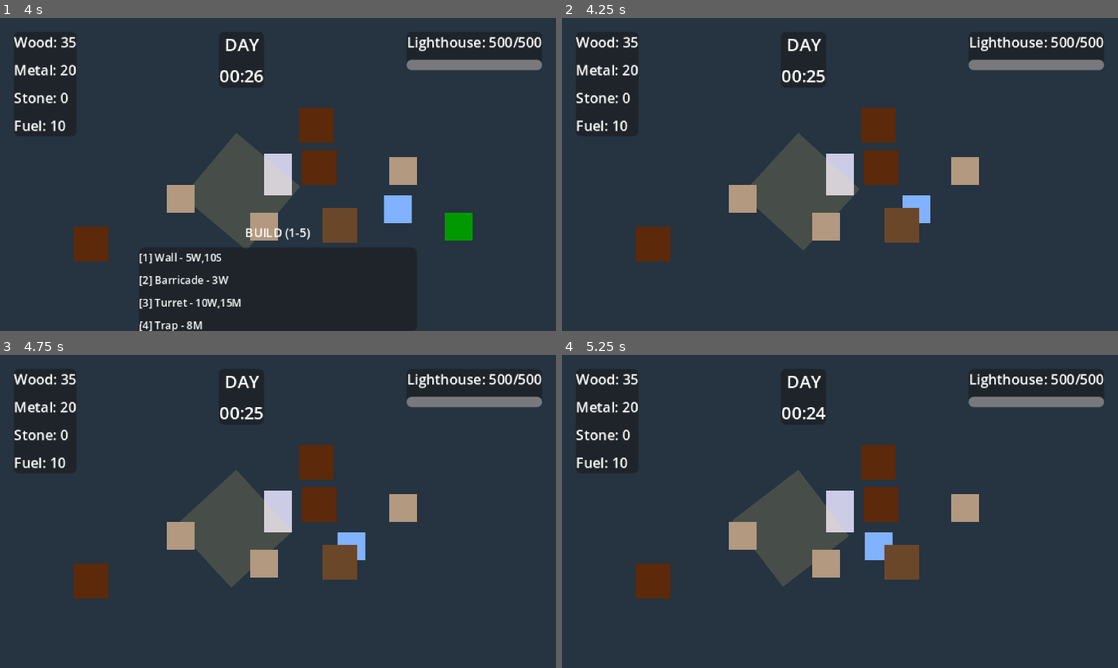
Above: before the commit, frames 1-4 (two rows, left to right).
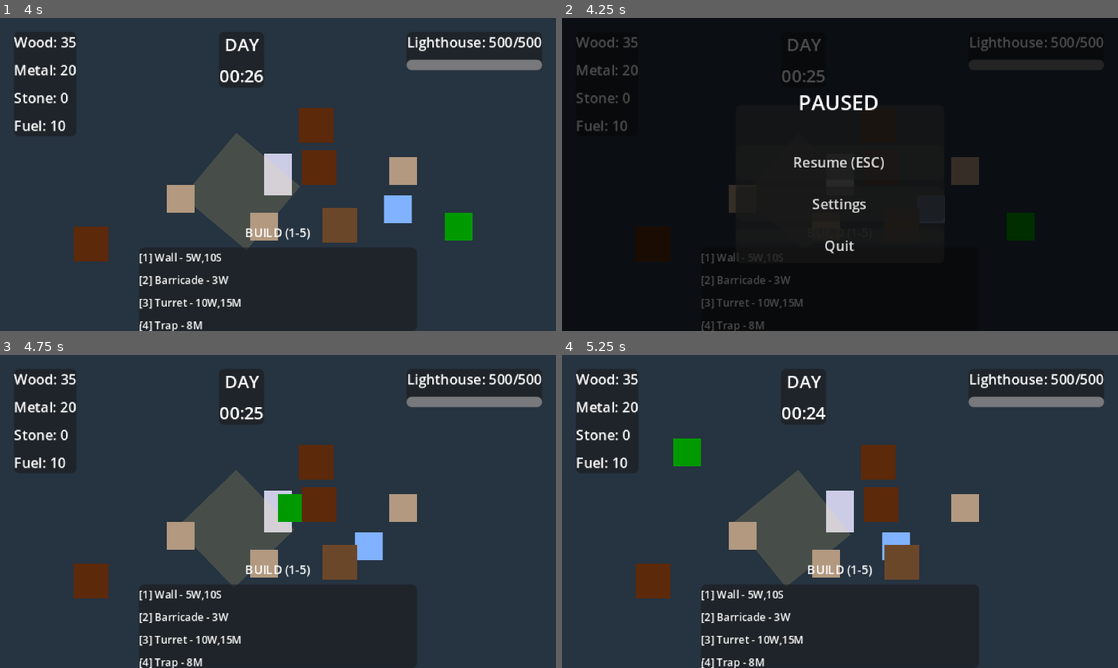
Above: after the commit, the same moments.

Repository: Giorino/last-lighthouse
Game: Godot game, scene res://scenes/main/game.tscn
Two runs of this game, one before a commit and one after it. Both use one fixed random seed, a clock stepped at 60 frames per second and the inputs below.
Inputs (mouse positions are in pixels of both pictures, inside the frame that each line leads up to):
- Up to frame 1 (4 s): tap Enter at 0.5 s; move the mouse to (400, 158) at 0.52 s; hold D (move_right) 0.53-1.28 s; hold B (build_mode) 0.53-1.28 s; click (400, 158) at 0.67 s; tap R (repair) at 0.8, 1.35, 3.05 s; move the mouse to (166, 190) at 1.27 s; hold S (move_down) 1.28-2.03 s; click (166, 190) at 1.42 s; tap F at 1.55, 2.1, 3.8 s; move the mouse to (333, 105) at 2.02 s; hold D (move_right) 2.03-2.78 s; hold B (build_mode) 2.03-2.78 s; click (333, 105) at 2.17 s; move the mouse to (250, 237) at 2.77 s; hold W (move_up) 2.78-3.53 s; tap B (build_mode) at 2.85 s; click (250, 237) at 2.92 s; move the mouse to (444, 221) at 3.52 s; hold A (move_left) from 3.53 s (still down); hold E (interact) from 3.53 s (still down); click (444, 221) at 3.67 s
- Up to frame 2 (4.25 s): keep holding A (move_left); keep holding E (interact); tap Escape (pause) at 4.15 s
- Up to frame 3 (4.75 s): release A (move_left) at 4.25 s; release E (interact) at 4.25 s; click (278, 498) at 4.25 s, where only the run after the commit has a clickable "Resume (ESC)"
- Up to frame 4 (5.25 s): move the mouse to (673, 464) at 5.02 s; hold A (move_left) from 5.03 s (still down); tap Space (lighthouse_beam) at 5.1 s; click (673, 464) at 5.17 s

Frame 1 is identical in both runs. In frame 2, 100% of the frame differs, in the area x 0-100%, y 0-100%; in frame 3, 1.9%; in frame 4, 2.0%.

Commit message:
Progress Update: Phase 3 features are in progress, adding new keeper types (Soldier, Scavenger, Medic) with unique abilities, a pause menu, and a game over screen. Updated project files to include new scenes and improved ability handling for keepers. Summary: Enhanced gameplay mechanics and UI, setting the stage for further development and player engagement.

Diff:
--- a/project.godot
+++ b/project.godot
@@ -21,6 +21,8 @@
 EventBus="*res://scripts/autoload/event_bus.gd"
 ResourceManager="*res://scripts/autoload/resource_manager.gd"
 GameManager="*res://scripts/autoload/game_manager.gd"
+SaveManager="*res://scripts/autoload/save_manager.gd"
+AudioManager="*res://scripts/autoload/audio_manager.gd"
 
 [display]
 
--- /dev/null
+++ b/scenes/characters/keeper_medic.tscn
@@ -0,0 +1,22 @@
+[gd_scene load_steps=3 format=3]
+
+[ext_resource type="Script" path="res://scripts/entities/keeper_medic.gd" id="1_medic"]
+
+[sub_resource type="RectangleShape2D" id="RectangleShape2D_1"]
+size = Vector2(14, 14)
+
+[node name="KeeperMedic" type="CharacterBody2D"]
+script = ExtResource("1_medic")
+keeper_name = "Medic"
+max_health = 90
+speed = 95.0
+
+[node name="Sprite2D" type="ColorRect" parent="."]
+offset_left = -7.0
+offset_top = -7.0
+offset_right = 7.0
+offset_bottom = 7.0
+color = Color(0.3, 0.8, 0.8, 1)
+
+[node name="CollisionShape2D" type="CollisionShape2D" parent="."]
+shape = SubResource("RectangleShape2D_1")
--- /dev/null
+++ b/scenes/characters/keeper_scavenger.tscn
@@ -0,0 +1,22 @@
+[gd_scene load_steps=3 format=3]
+
+[ext_resource type="Script" path="res://scripts/entities/keeper_scavenger.gd" id="1_scavenger"]
+
+[sub_resource type="RectangleShape2D" id="RectangleShape2D_1"]
+size = Vector2(14, 14)
+
+[node name="KeeperScavenger" type="CharacterBody2D"]
+script = ExtResource("1_scavenger")
+keeper_name = "Scavenger"
+max_health = 80
+speed = 130.0
+
+[node name="Sprite2D" type="ColorRect" parent="."]
+offset_left = -7.0
+offset_top = -7.0
+offset_right = 7.0
+offset_bottom = 7.0
+color = Color(0.6, 0.8, 0.3, 1)
+
+[node name="CollisionShape2D" type="CollisionShape2D" parent="."]
+shape = SubResource("RectangleShape2D_1")
--- /dev/null
+++ b/scenes/characters/keeper_soldier.tscn
@@ -0,0 +1,22 @@
+[gd_scene load_steps=3 format=3]
+
+[ext_resource type="Script" path="res://scripts/entities/keeper_soldier.gd" id="1_soldier"]
+
+[sub_resource type="RectangleShape2D" id="RectangleShape2D_1"]
+size = Vector2(14, 14)
+
+[node name="KeeperSoldier" type="CharacterBody2D"]
+script = ExtResource("1_soldier")
+keeper_name = "Soldier"
+max_health = 120
+speed = 100.0
+
+[node name="Sprite2D" type="ColorRect" parent="."]
+offset_left = -7.0
+offset_top = -7.0
+offset_right = 7.0
+offset_bottom = 7.0
+color = Color(0.8, 0.2, 0.2, 1)
+
+[node name="CollisionShape2D" type="CollisionShape2D" parent="."]
+shape = SubResource("RectangleShape2D_1")
--- a/scenes/main/game.tscn
+++ b/scenes/main/game.tscn
@@ -8,6 +8,9 @@
 [ext_resource type="PackedScene" path="res://scenes/ui/hud.tscn" id="6_hud"]
 [ext_resource type="Script" path="res://scripts/systems/navigation_manager.gd" id="7_nav"]
 [ext_resource type="Script" path="res://scripts/systems/wave_spawner.gd" id="8_wave"]
+[ext_resource type="PackedScene" path="res://scenes/ui/pause_menu.tscn" id="9_pause"]
+[ext_resource type="PackedScene" path="res://scenes/ui/settings_menu.tscn" id="10_settings"]
+[ext_resource type="PackedScene" path="res://scenes/ui/game_over_screen.tscn" id="11_gameover"]
 
 [node name="Game" type="Node2D"]
 script = ExtResource("1_game")
@@ -42,3 +45,9 @@
 script = ExtResource("8_wave")
 
 [node name="HUD" parent="." instance=ExtResource("6_hud")]
+
+[node name="PauseMenu" parent="." instance=ExtResource("9_pause")]
+
+[node name="SettingsMenu" parent="." instance=ExtResource("10_settings")]
+
+[node name="GameOverScreen" parent="." instance=ExtResource("11_gameover")]
--- /dev/null
+++ b/scenes/ui/game_over_screen.tscn
@@ -0,0 +1,100 @@
+[gd_scene load_steps=2 format=3]
+
+[ext_resource type="Script" path="res://scripts/ui/game_over_screen.gd" id="1_gameover"]
+
+[node name="GameOverScreen" type="CanvasLayer"]
+script = ExtResource("1_gameover")
+
+[node name="Control" type="Control" parent="."]
+layout_mode = 3
+anchors_preset = 15
+anchor_right = 1.0
+anchor_bottom = 1.0
+grow_horizontal = 2
+grow_vertical = 2
+
+[node name="Overlay" type="ColorRect" parent="Control"]
+layout_mode = 1
+anchors_preset = 15
+anchor_right = 1.0
+anchor_bottom = 1.0
+grow_horizontal = 2
+grow_vertical = 2
+color = Color(0, 0, 0, 0.8)
+
+[node name="Panel" type="Panel" parent="Control"]
+layout_mode = 1
+anchors_preset = 8
+anchor_left = 0.5
+anchor_top = 0.5
+anchor_right = 0.5
+anchor_bottom = 0.5
+offset_left = -80.0
+offset_top = -60.0
+offset_right = 80.0
+offset_bottom = 60.0
+grow_horizontal = 2
+grow_vertical = 2
+
+[node name="VBoxContainer" type="VBoxContainer" parent="Control/Panel"]
+layout_mode = 1
+anchors_preset = 15
+anchor_right = 1.0
+anchor_bottom = 1.0
+grow_horizontal = 2
+grow_vertical = 2
+
+[node name="Title" type="Label" parent="Control/Panel/VBoxContainer"]
+layout_mode = 2
+theme_override_font_sizes/font_size = 14
+text = "LIGHTHOUSE FELL"
+horizontal_alignment = 1
+
+[node name="Spacer1" type="Control" parent="Control/Panel/VBoxContainer"]
+custom_minimum_size = Vector2(0, 8)
+layout_mode = 2
+
+[node name="Stats" type="VBoxContainer" parent="Control/Panel/VBoxContainer"]
+layout_mode = 2
+
+[node name="NightLabel" type="Label" parent="Control/Panel/VBoxContainer/Stats"]
+layout_mode = 2
+theme_override_font_sizes/font_size = 8
+text = "Night Reached: 0"
+horizontal_alignment = 1
+
+[node name="EnemiesLabel" type="Label" parent="Control/Panel/VBoxContainer/Stats"]
+layout_mode = 2
+theme_override_font_sizes/font_size = 8
+text = "Enemies Killed: 0"
+horizontal_alignment = 1
+
+[node name="ResourcesLabel" type="Label" parent="Control/Panel/VBoxContainer/Stats"]
+layout_mode = 2
+theme_override_font_sizes/font_size = 8
+text = "Resources Gathered: 0"
+horizontal_alignment = 1
+
+[node name="TokensLabel" type="Label" parent="Control/Panel/VBoxContainer/Stats"]
+layout_mode = 2
+theme_override_font_sizes/font_size = 8
+text = "Keeper Tokens: +0"
+horizontal_alignment = 1
+
+[node name="Spacer2" type="Control" parent="Control/Panel/VBoxContainer"]
+custom_minimum_size = Vector2(0, 8)
+layout_mode = 2
+
+[node name="Buttons" type="HBoxContainer" parent="Control/Panel/VBoxContainer"]
+layout_mode = 2
+alignment = 1
+
+[node name="RetryButton" type="Button" parent="Control/Panel/VBoxContainer/Buttons"]
+layout_mode = 2
+theme_override_font_sizes/font_size = 8
+text = "Retry"
+
+[node name="QuitButton" type="Button" parent="Control/Panel/VBoxContainer/Buttons"]
+layout_mode = 2
+theme_override_font_sizes/font_size = 8
+text = "Quit"
--- /dev/null
+++ b/scenes/ui/pause_menu.tscn
@@ -0,0 +1,70 @@
+[gd_scene load_steps=2 format=3]
+
+[ext_resource type="Script" path="res://scripts/ui/pause_menu.gd" id="1_pause"]
+
+[node name="PauseMenu" type="CanvasLayer"]
+script = ExtResource("1_pause")
+
+[node name="Control" type="Control" parent="."]
+layout_mode = 3
+anchors_preset = 15
+anchor_right = 1.0
+anchor_bottom = 1.0
+grow_horizontal = 2
+grow_vertical = 2
+
+[node name="Overlay" type="ColorRect" parent="Control"]
+layout_mode = 1
+anchors_preset = 15
+anchor_right = 1.0
+anchor_bottom = 1.0
+grow_horizontal = 2
+grow_vertical = 2
+color = Color(0, 0, 0, 0.7)
+
+[node name="Panel" type="Panel" parent="Control"]
+layout_mode = 1
+anchors_preset = 8
+anchor_left = 0.5
+anchor_top = 0.5
+anchor_right = 0.5
+anchor_bottom = 0.5
+offset_left = -60.0
+offset_top = -40.0
+offset_right = 60.0
+offset_bottom = 40.0
+grow_horizontal = 2
+grow_vertical = 2
+
+[node name="VBoxContainer" type="VBoxContainer" parent="Control/Panel"]
+layout_mode = 1
+anchors_preset = 15
+anchor_right = 1.0
+anchor_bottom = 1.0
+grow_horizontal = 2
+grow_vertical = 2
+
+[node name="Title" type="Label" parent="Control/Panel/VBoxContainer"]
+layout_mode = 2
+theme_override_font_sizes/font_size = 12
+text = "PAUSED"
+horizontal_alignment = 1
+
+[node name="Spacer1" type="Control" parent="Control/Panel/VBoxContainer"]
+custom_minimum_size = Vector2(0, 8)
+layout_mode = 2
+
+[node name="ResumeButton" type="Button" parent="Control/Panel/VBoxContainer"]
+layout_mode = 2
+theme_override_font_sizes/font_size = 8
+text = "Resume (ESC)"
+
+[node name="SettingsButton" type="Button" parent="Control/Panel/VBoxContainer"]
+layout_mode = 2
+theme_override_font_sizes/font_size = 8
+text = "Settings"
+
+[node name="QuitButton" type="Button" parent="Control/Panel/VBoxContainer"]
+layout_mode = 2
+theme_override_font_sizes/font_size = 8
+text = "Quit"
--- /dev/null
+++ b/scenes/ui/settings_menu.tscn
@@ -0,0 +1,83 @@
+[gd_scene load_steps=2 format=3]
+
+[ext_resource type="Script" path="res://scripts/ui/settings_menu.gd" id="1_settings"]
+
+[node name="SettingsMenu" type="CanvasLayer"]
+script = ExtResource("1_settings")
+
+[node name="Control" type="Control" parent="."]
+layout_mode = 3
+anchors_preset = 15
+anchor_right = 1.0
+anchor_bottom = 1.0
+grow_horizontal = 2
+grow_vertical = 2
+
+[node name="Overlay" type="ColorRect" parent="Control"]
+layout_mode = 1
+anchors_preset = 15
+anchor_right = 1.0
+anchor_bottom = 1.0
+grow_horizontal = 2
+grow_vertical = 2
+color = Color(0, 0, 0, 0.7)
+
+[node name="Panel" type="Panel" parent="Control"]
+layout_mode = 1
+anchors_preset = 8
+anchor_left = 0.5
+anchor_top = 0.5
+anchor_right = 0.5
+anchor_bottom = 0.5
+offset_left = -80.0
+offset_top = -50.0
+offset_right = 80.0
+offset_bottom = 50.0
+grow_horizontal = 2
+grow_vertical = 2
+
+[node name="VBoxContainer" type="VBoxContainer" parent="Control/Panel"]
+layout_mode = 1
+anchors_preset = 15
+anchor_right = 1.0
+anchor_bottom = 1.0
+grow_horizontal = 2
+grow_vertical = 2
+theme_override_constants/separation = 4
+
+[node name="Title" type="Label" parent="Control/Panel/VBoxContainer"]
+layout_mode = 2
+theme_override_font_sizes/font_size = 12
+text = "SETTINGS"
+horizontal_alignment = 1
+
+[node name="Spacer1" type="Control" parent="Control/Panel/VBoxContainer"]
+custom_minimum_size = Vector2(0, 4)
+layout_mode = 2
+
+[node name="ResolutionLabel" type="Label" parent="Control/Panel/VBoxContainer"]
+layout_mode = 2
+theme_override_font_sizes/font_size = 8
+text = "Resolution:"
+
+[node name="ResolutionOption" type="OptionButton" parent="Control/Panel/VBoxContainer"]
+layout_mode = 2
+theme_override_font_sizes/font_size = 7
+
+[node name="Spacer2" type="Control" parent="Control/Panel/VBoxContainer"]
+custom_minimum_size = Vector2(0, 4)
+layout_mode = 2
+
+[node name="FullscreenCheck" type="CheckButton" parent="Control/Panel/VBoxContainer"]
+layout_mode = 2
+theme_override_font_sizes/font_size = 8
+text = "Fullscreen"
+
+[node name="Spacer3" type="Control" parent="Control/Panel/VBoxContainer"]
+custom_minimum_size = Vector2(0, 4)
+layout_mode = 2
+
+[node name="BackButton" type="Button" parent="Control/Panel/VBoxContainer"]
+layout_mode = 2
+theme_override_font_sizes/font_size = 8
+text = "Back"
--- a/scripts/entities/keeper.gd
+++ b/scripts/entities/keeper.gd
@@ -15,6 +15,10 @@
 var repair_progress: float = 0.0
 var repair_time: float = 2.0  # Time to complete repair
 
+## Ability system
+@export var ability_cooldown: float = 30.0  # 30 second cooldown
+var ability_timer: float = 0.0
+
 ## Cached references
 @onready var sprite = $Sprite2D
 @onready var collision_shape: CollisionShape2D = $CollisionShape2D
@@ -49,6 +53,10 @@
 		sprite.scale.x = -1 if input_dir.x < 0 else 1
 
 func _process(delta: float) -> void:
+	# Update ability cooldown
+	if ability_timer < ability_cooldown:
+		ability_timer += delta
+
 	# Handle repair input
 	if Input.is_action_pressed("repair"):
 		if not is_repairing:
@@ -56,7 +64,18 @@
 	elif is_repairing:
 		cancel_repair()
 
-func _unhandled_input(event: InputEvent) -> void:
+func _input(event: InputEvent) -> void:
+	# Handle ability input (F key)
+	if event is InputEventKey and event.pressed and not event.echo:
+		if event.keycode == KEY_F:
+			if ability_timer >= ability_cooldown:
+				use_special_ability()
+				ability_timer = 0.0
+			else:
+				var time_left = ability_cooldown - ability_timer
+				print("Ability on cooldown: %.1fs remaining" % time_left)
+
+func _unhandled_input(_event: InputEvent) -> void:
 	# Shooting will be added later when we have projectiles
 	pass
 
@@ -201,3 +220,24 @@
 
 func heal(amount: int) -> void:
 	current_health = min(current_health + amount, max_health)
+
+## Special ability (override in subclasses)
+func use_special_ability() -> void:
+	print("%s special ability activated! (Base keeper has no special ability)" % keeper_name)
+	# Base implementation does nothing - subclasses override this
+	# Soldier: Rally (boost turrets)
+	# Scavenger: Sixth Sense (reveal resources)
+	# Medic: Emergency Heal (restore lighthouse HP)
+
+## Multiplier methods (for keeper bonuses)
+func get_damage_multiplier() -> float:
+	return 1.0
+
+func get_gather_speed_multiplier() -> float:
+	return 1.0
+
+func get_resource_multiplier() -> float:
+	return 1.0
+
+func get_repair_cost_multiplier() -> float:
+	return 1.0
--- /dev/null
+++ b/scripts/entities/keeper_medic.gd
@@ -0,0 +1,47 @@
+## Medic Keeper - Healing specialist with repair bonuses
+extends Keeper
+
+var lighthouse_heal_per_second: float = 0.5
+var heal_timer: float = 0.0
+
+func _ready() -> void:
+	keeper_name = "Medic"
+	max_health = 90  # -10 HP
+	speed = 95.0  # Slightly slower
+
+	super._ready()
+
+	print("Medic keeper ready - Healing specialist")
+
+func _process(delta: float) -> void:
+	super._process(delta)
+
+	# Passive: Slowly heal lighthouse over time
+	heal_timer += delta
+	if heal_timer >= 1.0:
+		heal_lighthouse(lighthouse_heal_per_second)
+		heal_timer = 0.0
+
+func heal_lighthouse(amount: float) -> void:
+	"""Passively heal the lighthouse"""
+	var lighthouse = get_tree().get_first_node_in_group("lighthouse")
+	if lighthouse and is_instance_valid(lighthouse):
+		if lighthouse.has_method("repair"):
+			lighthouse.repair(int(amount))
+
+## Medic repairs cost less
+func get_repair_cost_multiplier() -> float:
+	return 0.75  # 25% cheaper repairs
+
+## Medic ability: "Emergency Heal" - Restore lighthouse to 50% HP
+func use_special_ability() -> void:
+	print("MEDIC ABILITY: Emergency Heal!")
+
+	var lighthouse = get_tree().get_first_node_in_group("lighthouse")
+	if lighthouse and is_instance_valid(lighthouse):
+		var heal_amount = lighthouse.max_health * 0.5
+		if lighthouse.has_method("repair"):
+			lighthouse.repair(int(heal_amount))
+			print("Healed lighthouse for %d HP!" % heal_amount)
+	else:
+		print("No lighthouse to heal!")
--- /dev/null
+++ b/scripts/entities/keeper_scavenger.gd
@@ -0,0 +1,35 @@
+## Scavenger Keeper - Fast movement and better resource gathering
+extends Keeper
+
+func _ready() -> void:
+	keeper_name = "Scavenger"
+	max_health = 80  # -20 HP (fragile)
+	speed = 130.0  # +30% movement speed
+
+	super._ready()
+
+	print("Scavenger keeper ready - Fast & efficient")
+
+## Scavenger gathers resources faster
+func get_gather_speed_multiplier() -> float:
+	return 1.5  # 50% faster gathering
+
+## Scavenger gets more resources
+func get_resource_multiplier() -> float:
+	return 1.3  # 30% more resources
+
+## Scavenger ability: "Sixth Sense" - Reveal all resource nodes
+func use_special_ability() -> void:
+	print("SCAVENGER ABILITY: Sixth Sense!")
+
+	# In a full implementation, this would highlight resource nodes
+	# For now, just print their locations
+	var resource_nodes = get_tree().get_nodes_in_group("resource_nodes")
+
+	print("Revealed %d resource nodes!" % resource_nodes.size())
+
+	for node in resource_nodes:
+		if is_instance_valid(node):
+			print("  - Resource at: %v" % node.global_position)
+
+	# Could add visual indicators here (glowing outlines, minimap pings, etc.)
--- /dev/null
+++ b/scripts/entities/keeper_soldier.gd
@@ -0,0 +1,33 @@
+## Soldier Keeper - Combat specialist with weapon bonuses
+extends Keeper
+
+func _ready() -> void:
+	keeper_name = "Soldier"
+	max_health = 120  # +20 HP
+	speed = 100.0  # Standard speed
+
+	super._ready()
+
+	print("Soldier keeper ready - Combat specialist")
+
+## Soldier has higher combat effectiveness
+func get_damage_multiplier() -> float:
+	return 1.5  # 50% more damage
+
+## Soldier ability: "Rally" - Boost all turrets' attack speed temporarily
+func use_special_ability() -> void:
+	print("SOLDIER ABILITY: Rally!")
+
+	# Get all turrets
+	var turrets = get_tree().get_nodes_in_group("turrets")
+
+	if turrets.size() == 0:
+		print("No turrets to rally!")
+		return
+
+	# Apply 2x attack speed buff for 10 seconds
+	for turret in turrets:
+		if turret.has_method("apply_buff"):
+			turret.apply_buff(2.0, 10.0)
+
+	print("Rallied %d turrets! +100%% attack speed for 10s" % turrets.size())
--- a/scripts/main/game.gd
+++ b/scripts/main/game.gd
@@ -76,7 +76,5 @@
 
 func _on_game_over() -> void:
 	print("=== GAME OVER ===")
-	# For Phase 1, just print a message
-	# In later phases, show game over screen
-	await get_tree().create_timer(2.0).timeout
-	get_tree().reload_current_scene()
+	# Game over screen handles displaying stats and restart logic
+	# Don't automatically reload - let the player choose via the game over screen
--- a/scripts/systems/build_system.gd
+++ b/scripts/systems/build_system.gd
@@ -168,24 +168,20 @@
 		print("Invalid placement!")
 		return
 
-	# Get structure data for costs
-	var structure = selected_structure.instantiate()
-	if not structure.has_method("get"):
-		structure.queue_free()
-		return
-
-	var costs = structure.costs
+	# Get costs from ghost_instance (already initialized via _ready())
+	# The ghost_instance is already in the scene tree, so its _ready() has been called
+	var costs = ghost_instance.costs
 
 	# Check if can afford
 	if not ResourceManager.can_afford(costs):
 		print("Not enough resources!")
-		structure.queue_free()
 		return
 
 	# Spend resources
 	ResourceManager.spend_resources(costs)
 
-	# Place the structure
+	# Create the actual structure for placement
+	var structure = selected_structure.instantiate()
 	structure.global_position = grid_pos
 	get_parent().add_child(structure)
 
--- /dev/null
+++ b/scripts/ui/game_over_screen.gd
@@ -0,0 +1,88 @@
+## Game Over Screen - Shows run stats and allows retry
+extends CanvasLayer
+
+@onready var control = $Control
+@onready var title_label = $Control/Panel/VBoxContainer/Title
+@onready var night_label = $Control/Panel/VBoxContainer/Stats/NightLabel
+@onready var enemies_label = $Control/Panel/VBoxContainer/Stats/EnemiesLabel
+@onready var resources_label = $Control/Panel/VBoxContainer/Stats/ResourcesLabel
+@onready var tokens_label = $Control/Panel/VBoxContainer/Stats/TokensLabel
+@onready var retry_button = $Control/Panel/VBoxContainer/Buttons/RetryButton
+@onready var quit_button = $Control/Panel/VBoxContainer/Buttons/QuitButton
+
+var night_reached: int = 0
+var enemies_killed: int = 0
+var resources_gathered: int = 0
+var tokens_earned: int = 0
+
+func _ready() -> void:
+	visible = false
+	process_mode = Node.PROCESS_MODE_ALWAYS  # Process even when paused
+
+	# Connect to game over signal
+	EventBus.game_over.connect(_on_game_over)
+	EventBus.enemy_died.connect(_on_enemy_died)
+
+	# Connect buttons
+	if retry_button:
+		retry_button.pressed.connect(_on_retry_pressed)
+	if quit_button:
+		quit_button.pressed.connect(_on_quit_pressed)
+
+func _on_game_over() -> void:
+	"""Called when the game ends"""
+	var stats = {
+		"night": GameManager.current_night,
+		"enemies_killed": enemies_killed,
+		"resources_gathered": 0  # Not tracked for now
+	}
+	show_game_over(stats)
+
+func _on_enemy_died(_enemy: Node2D) -> void:
+	"""Track enemy kills"""
+	enemies_killed += 1
+
+func show_game_over(stats: Dictionary) -> void:
+	"""Display the game over screen with run stats"""
+	night_reached = stats.get("night", 0)
+	enemies_killed = stats.get("enemies_killed", 0)
+	resources_gathered = stats.get("resources_gathered", 0)
+
+	# Calculate tokens earned (1 per night + 1 per 10 enemies)
+	tokens_earned = night_reached + int(enemies_killed / 10)
+
+	# Update labels
+	if night_label:
+		night_label.text = "Night Reached: %d" % night_reached
+	if enemies_label:
+		enemies_label.text = "Enemies Killed: %d" % enemies_killed
+	if resources_label:
+		resources_label.text = "Resources Gathered: %d" % resources_gathered
+	if tokens_label:
+		tokens_label.text = "Keeper Tokens: +%d" % tokens_earned
+
+	# Update SaveManager
+	if SaveManager:
+		SaveManager.update_run_stats(night_reached, enemies_killed, resources_gathered)
+		SaveManager.add_meta_currency(tokens_earned)
+
+	# Show screen and pause game
+	visible = true
+	get_tree().paused = true
+
+	print("=== GAME OVER ===")
+	print("Night: %d | Enemies: %d | Resources: %d | Tokens: +%d" % [
+		night_reached, enemies_killed, resources_gathered, tokens_earned
+	])
+
+func _on_retry_pressed() -> void:
+	print("Retrying...")
+	# Unpause before reloading
+	get_tree().paused = false
+	# Reload the game scene
+	get_tree().reload_current_scene()
+
+func _on_quit_pressed() -> void:
+	print("Quitting to main menu...")
+	# TODO: Load main menu when it exists
+	get_tree().quit()
--- /dev/null
+++ b/scripts/ui/pause_menu.gd
@@ -0,0 +1,55 @@
+## Pause menu - ESC to pause/resume
+extends CanvasLayer
+
+@onready var control = $Control
+@onready var resume_button = $Control/Panel/VBoxContainer/ResumeButton
+@onready var settings_button = $Control/Panel/VBoxContainer/SettingsButton
+@onready var quit_button = $Control/Panel/VBoxContainer/QuitButton
+
+func _ready() -> void:
+	visible = false
+	process_mode = Node.PROCESS_MODE_ALWAYS  # Process even when paused
+
+	# Connect buttons
+	if resume_button:
+		resume_button.pressed.connect(_on_resume_pressed)
+	if settings_button:
+		settings_button.pressed.connect(_on_settings_pressed)
+	if quit_button:
+		quit_button.pressed.connect(_on_quit_pressed)
+
+func _input(event: InputEvent) -> void:
+	if event.is_action_pressed("pause"):
+		toggle_pause()
+
+func toggle_pause() -> void:
+	if get_tree().paused:
+		resume_game()
+	else:
+		pause_game()
+
+func pause_game() -> void:
+	get_tree().paused = true
+	visible = true
+	print("Game paused")
+
+func resume_game() -> void:
+	get_tree().paused = false
+	visible = false
+	print("Game resumed")
+
+func _on_resume_pressed() -> void:
+	resume_game()
+
+func _on_settings_pressed() -> void:
+	# Hide pause menu, show settings
+	control.visible = false
+	var settings = get_node_or_null("../SettingsMenu")
+	if settings:
+		settings.show_settings()
+
+func _on_quit_pressed() -> void:
+	print("Quitting to main menu...")
+	resume_game()  # Unpause first
+	# TODO: Load main menu scene when it exists
+	get_tree().quit()
--- /dev/null
+++ b/scripts/ui/settings_menu.gd
@@ -0,0 +1,98 @@
+## Settings menu - Resolution and display options
+extends CanvasLayer
+
+@onready var control = $Control
+@onready var resolution_option = $Control/Panel/VBoxContainer/ResolutionOption
+@onready var fullscreen_check = $Control/Panel/VBoxContainer/FullscreenCheck
+@onready var back_button = $Control/Panel/VBoxContainer/BackButton
+
+# Available resolutions (all 16:9 ratio, base is 320x180)
+var resolutions = {
+	"320x180 (1x)": Vector2i(320, 180),
+	"640x360 (2x)": Vector2i(640, 360),
+	"960x540 (3x)": Vector2i(960, 540),
+	"1280x720 (4x)": Vector2i(1280, 720),
+	"1920x1080 (6x)": Vector2i(1920, 1080),
+	"2560x1440 (8x)": Vector2i(2560, 1440)
+}
+
+func _ready() -> void:
+	visible = false
+	process_mode = Node.PROCESS_MODE_ALWAYS
+
+	# Setup resolution dropdown
+	if resolution_option:
+		for res_name in resolutions.keys():
+			resolution_option.add_item(res_name)
+		resolution_option.item_selected.connect(_on_resolution_selected)
+
+	# Setup fullscreen checkbox
+	if fullscreen_check:
+		fullscreen_check.toggled.connect(_on_fullscreen_toggled)
+		fullscreen_check.button_pressed = DisplayServer.window_get_mode() == DisplayServer.WINDOW_MODE_FULLSCREEN
+
+	# Setup back button
+	if back_button:
+		back_button.pressed.connect(_on_back_pressed)
+
+	# Set current resolution
+	_update_current_resolution()
+
+func show_settings() -> void:
+	visible = true
+	_update_current_resolution()
+
+func hide_settings() -> void:
+	visible = false
+
+func _update_current_resolution() -> void:
+	"""Update dropdown to show current resolution"""
+	if not resolution_option:
+		return
+
+	var current_size = DisplayServer.window_get_size()
+	var index = 0
+
+	for i in range(resolution_option.item_count):
+		var res_name = resolution_option.get_item_text(i)
+		var res_size = resolutions[res_name]
+
+		if res_size == current_size:
+			resolution_option.selected = i
+			return
+
+func _on_resolution_selected(index: int) -> void:
+	"""Change window resolution"""
+	var res_name = resolution_option.get_item_text(index)
+	var new_size = resolutions[res_name]
+
+	print("Changing resolution to: %s (%v)" % [res_name, new_size])
+
+	# Set window size
+	DisplayServer.window_set_size(new_size)
+
+	# Center window
+	var screen_size = DisplayServer.screen_get_size()
+	var window_pos = (screen_size - new_size) / 2
+	DisplayServer.window_set_position(window_pos)
+
+	# The viewport is already set to 320x180 in project settings
+	# The window will scale it automatically with the stretch mode
+
+func _on_fullscreen_toggled(pressed: bool) -> void:
+	"""Toggle fullscreen mode"""
+	if pressed:
+		DisplayServer.window_set_mode(DisplayServer.WINDOW_MODE_FULLSCREEN)
+		print("Fullscreen enabled")
+	else:
+		DisplayServer.window_set_mode(DisplayServer.WINDOW_MODE_WINDOWED)
+		print("Windowed mode")
+
+func _on_back_pressed() -> void:
+	"""Return to pause menu"""
+	hide_settings()
+
+	# Show pause menu again
+	var pause_menu = get_node_or_null("../PauseMenu")
+	if pause_menu:
+		pause_menu.get_node("Control").visible = true
Not shown: 1 places in scenes/main/game.tscn that only renumber resources
Not shown, added: scripts/entities/keeper_medic.gd.uid
Not shown, added: scripts/entities/keeper_scavenger.gd.uid
Not shown, added: scripts/entities/keeper_soldier.gd.uid
Not shown, added: scripts/ui/game_over_screen.gd.uid
Not shown, added: scripts/ui/pause_menu.gd.uid
Not shown, added: scripts/ui/settings_menu.gd.uid
Not shown, changed: CLAUDE.md
